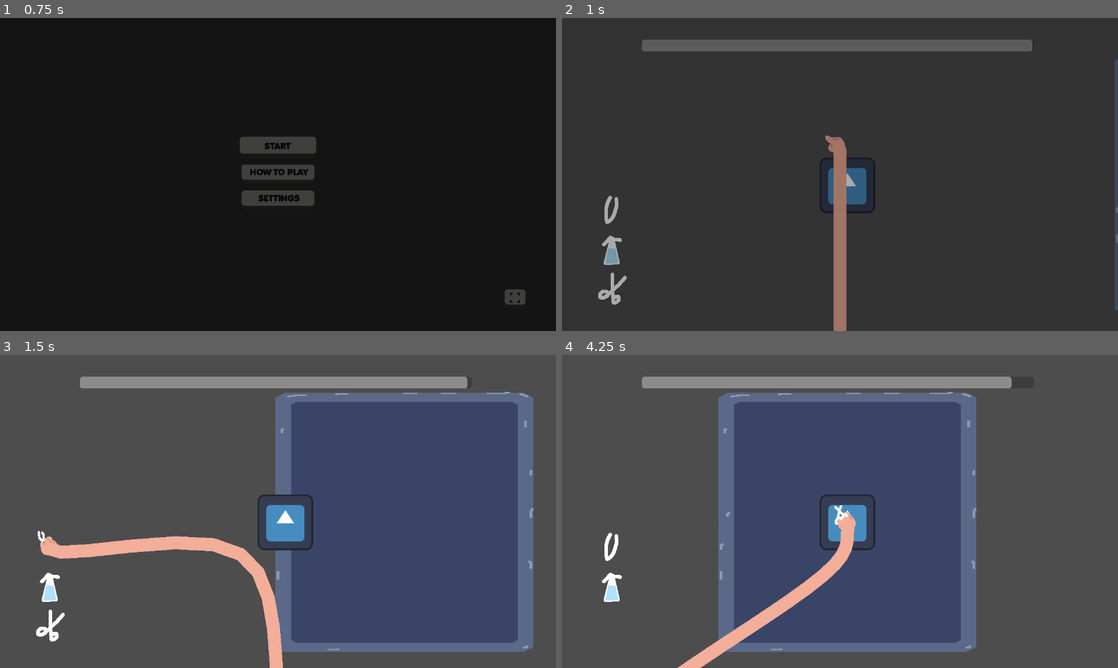
Above: before the commit, frames 1-4 (two rows, left to right).
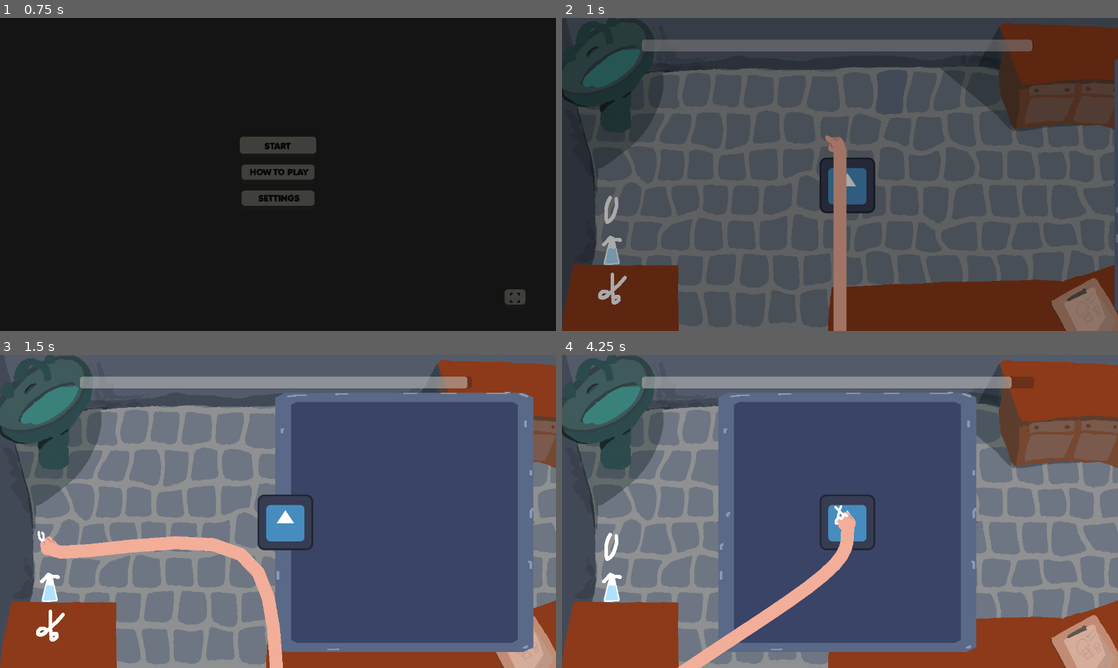
Above: after the commit, the same moments.

Repository: IsaacCerejo/wild-jam-87
Game: Godot game, scene res://scenes/game_controller/game_controller.tscn
Same seed, same stepped clock (60 frames per second), same inputs: the game is played once before the commit and once after it. The engine's default icon, where the game draws it, is replaced by a stand-in: a white triangle on a blue panel in a dark square. Sound files missing from this copy of the repository are replaced by a short silence.
Inputs (mouse positions are in pixels of both pictures, inside the frame that each line leads up to):
- Up to frame 1 (0.75 s): click "START" at 0.5 s
- Up to frame 2 (1 s): no input
- Up to frame 3 (1.5 s): move the mouse to (50, 549) at 1.27 s; click (50, 549) at 1.42 s
- Up to frame 4 (4.25 s): move the mouse to (612, 586) at 2.02 s; click (612, 586) at 2.17 s; move the mouse to (612, 624) at 2.77 s; click (612, 624) at 2.92 s; tap Enter at 3.5 s; move the mouse to (845, 520) at 3.52 s; click (845, 520) at 3.67 s

Frame 1 is identical in both runs. In frame 2, 75% of the frame differs, in the area x 0-100%, y 1-100%; in frame 3, 49%; in frame 4, 52%.

Commit message:
asset: background

Diff:
--- a/scenes/main_game/main_game.tscn
+++ b/scenes/main_game/main_game.tscn
@@ -1,6 +1,7 @@
-[gd_scene load_steps=21 format=3 uid="uid://fwifwdj0klmd"]
+[gd_scene load_steps=22 format=3 uid="uid://fwifwdj0klmd"]
 
 [ext_resource type="Script" uid="uid://crishcwx7m46w" path="res://scripts/main_game/operating_tray.gd" id="1_b4n6q"]
+[ext_resource type="Texture2D" uid="uid://bce0lpb8ourlr" path="res://assets/background/background.png" id="1_s87mg"]
 [ext_resource type="Texture2D" uid="uid://dkp00siemeoxb" path="res://assets/operating_tray/tray.png" id="2_gl27v"]
 [ext_resource type="Script" uid="uid://c0qla4xs5qtuw" path="res://scripts/main_game/patient_manager.gd" id="3_4y18v"]
 [ext_resource type="Script" uid="uid://0ua5elcqwham" path="res://scripts/main_game/tool_selector.gd" id="4_irrf2"]
@@ -106,6 +107,11 @@
 [node name="main_game" type="Node2D"]
 y_sort_enabled = true
 
+[node name="Background" type="Sprite2D" parent="."]
+z_index = -1
+position = Vector2(640, 360)
+texture = ExtResource("1_s87mg")
+
 [node name="ToolSelector" type="Node2D" parent="."]
 script = ExtResource("4_irrf2")
 
Binary file added: assets/background/background.png
Not shown, added: assets/background/background.png.import
